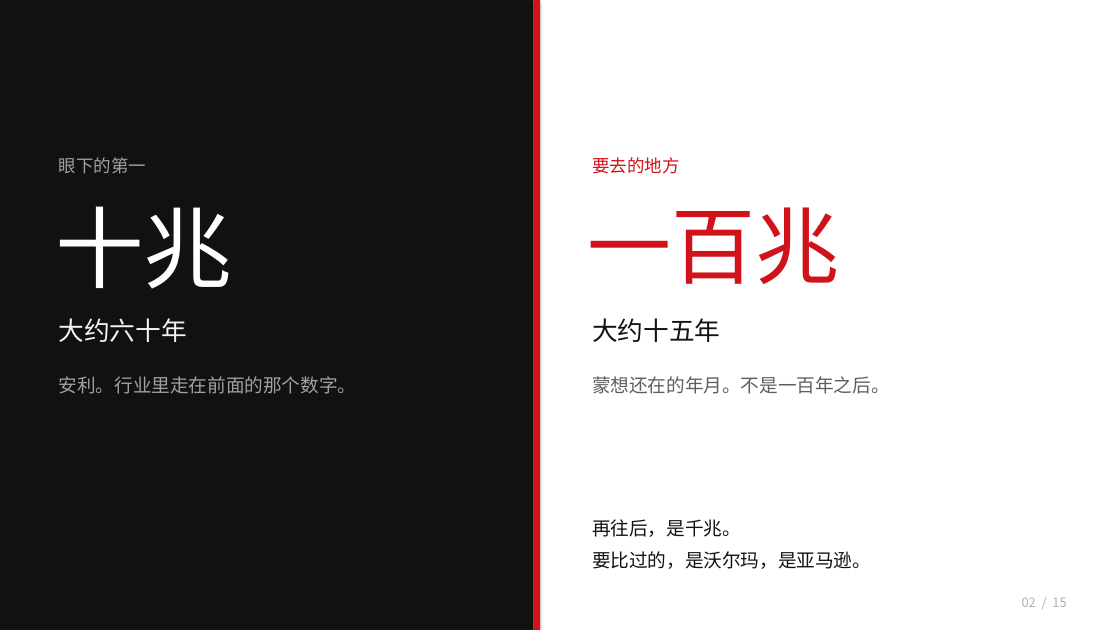
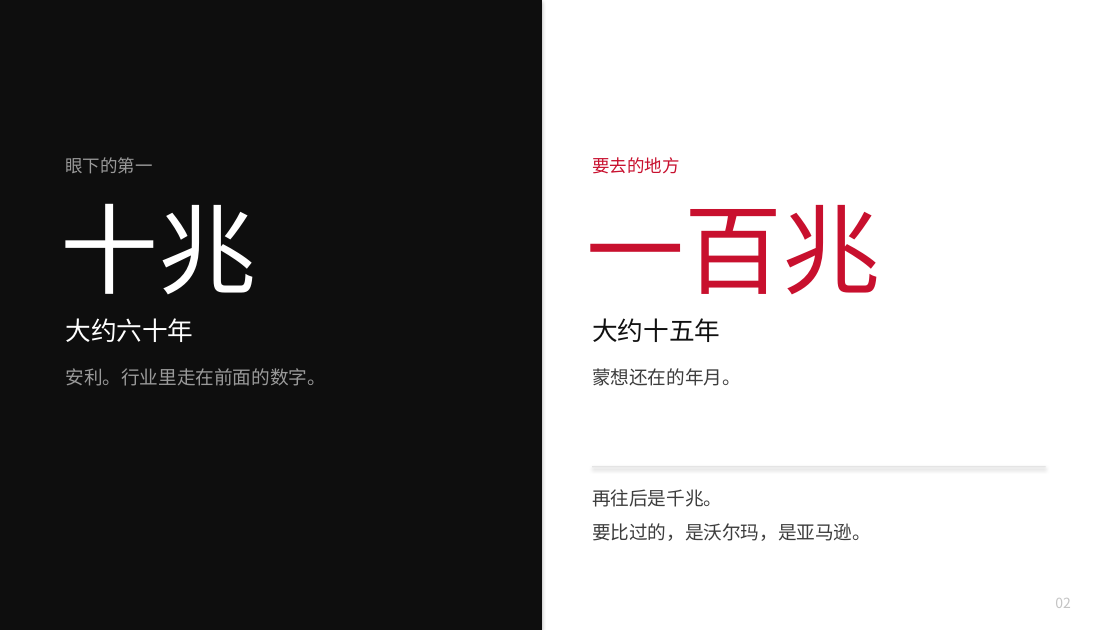
Before and after one commit to headshot9999/xiaoyi, a slide deck: slide 2 of 艾多美何以成为100兆韩元企业.pptx. Drawn at 1120x630 pixels with LibreOffice and Linux fonts; fonts in the diff are those of the drawing. Boxes give left, top, right and bottom in pixels: in the first picture for what was removed or moved away, otherwise in the second. Text is boxed around its words. In the diff, an @@ line names an element or a change of style, - is before the commit and + after.

```diff
--- a/艾多美何以成为100兆韩元企业.pptx
+++ b/艾多美何以成为100兆韩元企业.pptx
@@ rectangle resized from (x1=0, y1=0, x2=534, y2=630) to (x1=0, y1=0, x2=542, y2=630) @@
@@ rectangle at (x1=0, y1=0, x2=542, y2=630): fill #111111 to #0E0E0E @@
@@ rectangle removed at (x1=534, y1=0, x2=540, y2=630) @@
@@ text "眼下的第一" at (x1=65, y1=157, x2=152, y2=174): text colour #A0A0A0 to #9A9A9A @@
@@ text "要去的地方" at (x1=592, y1=157, x2=679, y2=174): text colour #D0121A to #C8102E @@
@@ text "十兆" at (x1=60, y1=203, x2=256, y2=294): size 76 to 84 pt @@
@@ text "一百兆" at (x1=586, y1=205, x2=880, y2=294): size 72 to 84 pt, text colour #D0121A to #C8102E @@
@@ text "大约六十年" at (x1=65, y1=318, x2=193, y2=342): text colour #F3F3F3 to #FFFFFF @@
@@ text at (x1=65, y1=368, x2=325, y2=386): text changed; text colour #A0A0A0 to #9A9A9A @@
-安利。行业里走在前面的那个数字。
+安利。行业里走在前面的数字。
@@ text at (x1=592, y1=368, x2=741, y2=386): text changed; text colour #5E5E5E to #3D3D3D @@
-蒙想还在的年月。不是一百年之后。
+蒙想还在的年月。
@@ rectangle added at (x1=592, y1=466, x2=1046, y2=467), fill #E4E4E4 @@
@@ text at (x1=592, y1=489, x2=871, y2=541): text changed; text colour #121212 to #3D3D3D @@
-再往后，是千兆。
-要比过的，是沃尔玛，是亚马逊。
+再往后是千兆。
+要比过的，是沃尔玛，是亚马逊。
@@ text at (x1=1055, y1=598, x2=1071, y2=608): text changed; size 11 to 12 pt; text colour #B0B0B0 to #C4C4C4 @@
-02 / 15
+02
```
Also in this commit, not shown: 14 other slides changed, 2 other files.
